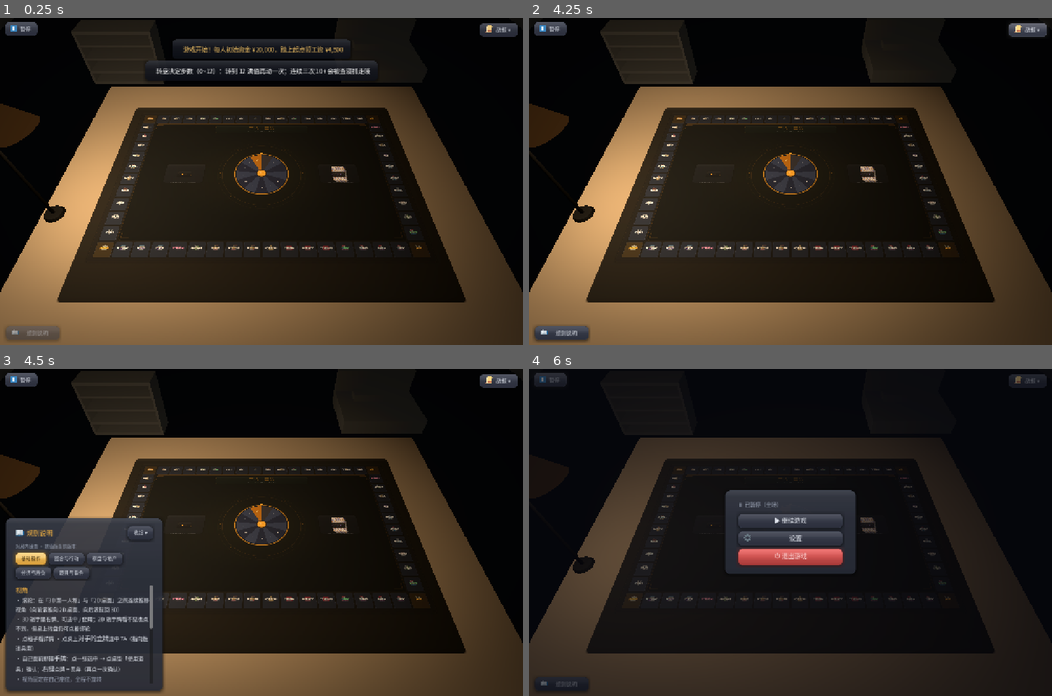
Above: before the commit, frames 1-4 (two rows, left to right).
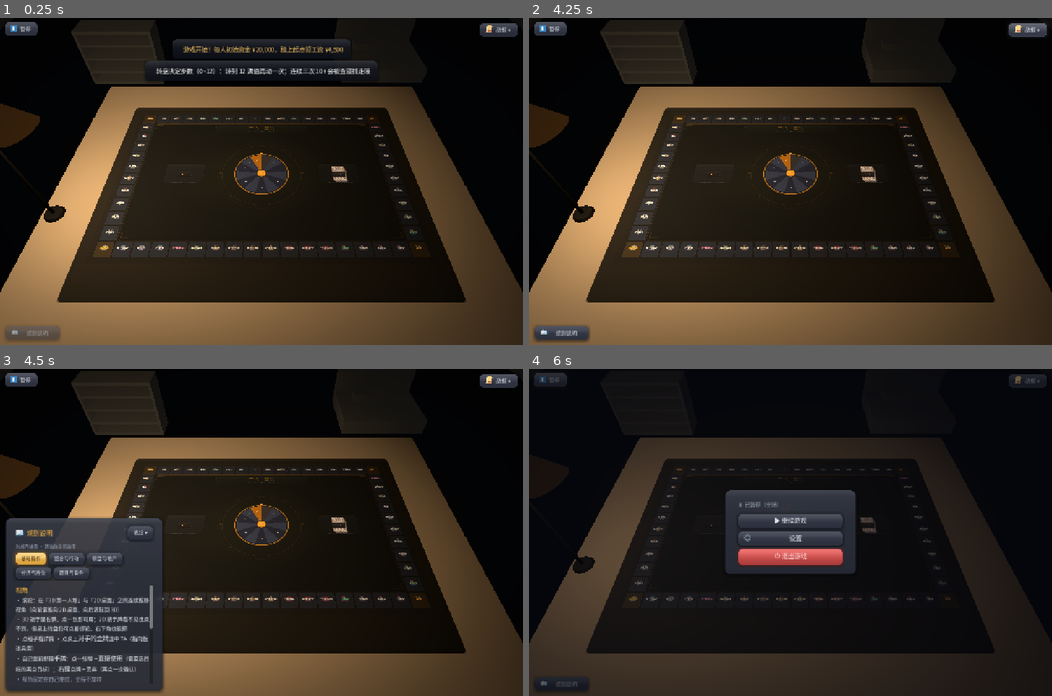
Above: after the commit, the same moments.

Repository: Lousync/dorm-monopoly
Game: Godot game, scene res://scenes/game.tscn
Two runs of this game, one before a commit and one after it. Both use one fixed random seed, a clock stepped at 60 frames per second and the inputs below. This scene is started directly instead of the project's main scene.
Inputs (mouse positions are in pixels of both pictures, inside the frame that each line leads up to):
- Up to frame 1 (0.25 s): no input
- Up to frame 2 (4.25 s): click "暂停" at 0.5 s; click "▶ 继续游戏" at 1.25 s; click "战报 ▾" at 2 s; click (973, 322) at 2.77 s; type "12" at 2.85 s; click "战报 ▴" at 3.5 s
- Up to frame 3 (4.5 s): click "规则说明" at 4.25 s
- Up to frame 4 (6 s): click "收起 ▾" at 5 s; click "暂停" at 5.75 s

Frames 1-2 are identical in both runs. In frame 3, 0.6% of the frame differs, in the area x 3-29%, y 75-93%; in frame 4, nothing differs.
Error before the commit: Out of bounds get index '0' (on base: 'Array') (res://scripts/game.gd:1165)
Error after the commit: Out of bounds get index '0' (on base: 'Array') (res://scripts/game.gd:1163)

Commit message:
批次7 ②：出牌改成点牌直出（杀戮尖塔式）
- _on_hand_clicked = 选中并立刻使用（复用既有 _on_use_pressed 的分派，一行没改）
- _on_use_pressed 里"未选卡就跳过"那支不可达，清理成守卫
- 规则说明/README 的出牌入口文案改成「点一张牌 = 直接使用」
- hud_test 的「点手中牌」段改成直出语义（四种牌各断言一跳到位）
- hud_test 里两段靠在点击上留选中态的旧用例改走保留的 _on_item_slot_clicked
- rules_panel_test 反向钉住"点桌垫使用道具确认"旧措辞不回来

Diff:
--- a/scripts/game.gd
+++ b/scripts/game.gd
@@ -893,21 +893,21 @@
 	if table3d == null or table3d.table_props == null:
 		return false
 	var tp = table3d.table_props
-	# 1) 手牌优先：左键命中一张牌 = 选中，再点同一张 = 取消；右键命中一张牌 = 丢弃（两步确认）。
+	# 1) 手牌优先：左键命中一张牌 = **直接使用**（批次 7 起，杀戮尖塔式）；右键命中一张牌 = 丢弃（两步确认）。
 	#    左键**只在道具阶段吃点击** —— 牌是常驻显示的（每次广播都摆一遍），别的阶段点它没有意义，
 	#    吃下点击就等于把本该落到棋盘上的一次点击吞成「什么都没发生」。这条闸是必须的：手牌就摆在
-	#    近端自己面前（牌垫阶段按钮之下的木纹留白），与棋盘下沿相接，玩家想点棋盘时**很容易点到自己的牌**
-	#    —— 没有闸的话这一下会被牌抢答成「改选另一张牌」，本该落到棋盘上的那一点击就白吞了
+	#    近端自己面前（棋盘下沿的木纹留白），与棋盘下沿相接，玩家想点棋盘时**很容易点到自己的牌**
+	#    —— 没有闸的话这一下会被牌抢答成「直接把那张牌出掉」，本该落到棋盘上的那一点击就白吞了
 	#（测试里有配对用例钉住：同样的点，非道具阶段必须落回桌垫、道具阶段才归牌）。
-	#    **手牌与近排格子已经完全不相交**（批次 5 Task 3 把整排放大并下移到阶段按钮之下的木纹留白；
+	#    **手牌与近排格子已经完全不相交**（批次 5 Task 3 把整排放大并下移到木纹留白；
 	#    `hud_test` 断言牌盒与近排格子的相交处数为 0），所以这道闸防的是「抢答」，
 	#    不再是「抢走格子下沿那几像素」。
-	#    闸**含** `_tgt_stage == ""`（见 _hand_clickable）：选目标期间（牌垫上挂着「点地图选择目标格」
-	#    的提示）玩家**正要**点棋盘选格，那时更不该被自己的牌抢答成「改选另一张牌」。
+	#    闸**含** `_tgt_stage == ""`（见 _hand_clickable）：选目标期间玩家**正要**点棋盘选格，
+	#    那时更不该被自己的牌抢答成「把另一张牌出掉」。
 	#    所以选目标期间手牌对点击**完全透明**：左键落回棋盘 = 选格，
 	#    右键 = 既有的取消。退出选目标态走 Esc / 右键（点牌不再参与）。
-	#    出牌不在这里：选中之后由牌垫上的「使用道具」按钮走既有的 _on_use_pressed（两段式
-	#    选目标 / 直接发 _send_use_item）——玩法路径一行没改。
+	#    出牌就在 `_on_hand_clicked` 里：选中之后立刻走既有的 _on_use_pressed（两段式
+	#    选目标 / 作弊器点数框 / 直接发 _send_use_item）——玩法路径一行没改。
 	var hi: int = tp.hand_hit(canvas_px)
 	if hi >= 0:
 		if button == MOUSE_BUTTON_RIGHT:
@@ -961,15 +961,13 @@
 		return false
 	return bool(ItemData.def(String(items[hi].id)).get("implemented", false))
 
-## 点手中的牌：选中 / 再点同一张取消。选中即调用**既有的** _on_item_slot_clicked
-##（牌位时代的入口，玩法侧一个字没改）；出牌仍由牌垫上的「使用道具」走 _on_use_pressed。
-## 选中的**表现侧**（桌上那张牌抬起 + 提亮）由 _on_item_slot_clicked 内部统一同步，这里不补。
+## 点手中的牌 = **直接使用**（杀戮尖塔式，批次 7）：点一张牌就出它，不再有"选中 → 再点确认"。
+## 需要选目标的进选目标态，作弊器弹点数框，其余直接发 —— 分派逻辑复用既有的 `_on_use_pressed`，
+## 一行没改。右键丢弃的两步确认（`_on_discard_clicked`）也不动。
+## 调用前提由 `_hand_clickable` 保证（轮到我 + 道具阶段 + 没在选目标 + 已实装）。
 func _on_hand_clicked(hi: int) -> void:
-	if selected_slot == hi:
-		_clear_item_selection()
-		_refresh_actions()
-		return
-	_on_item_slot_clicked(my_peer, hi)
+	_on_item_slot_clicked(my_peer, hi)   # 玩法侧唯一入口：记 selected_slot + 桌上那张牌抬起
+	_on_use_pressed()                    # 既有的出牌分发（选玩家 / 选地块 / 点数框 / 直接发）
 
 ## 清掉「当前选中的道具」：玩法侧（selected_slot）+ 两处表现侧（牌垫牌位 / 桌上手牌）。
 ## 三处必须一起动 —— 只清 selected_slot，牌垫上会留一块绿光、桌上一张牌还抬着。
@@ -3166,7 +3164,8 @@
 		return
 	if not bool(ItemData.def(String(items[slot].id)).get("implemented", false)):
 		return
-	# 任意道具都可选中（被动也能选中以丢弃）；能不能用由「使用」按钮三态表示
+	# 任意道具都可选中（被动也能选中以丢弃）；能不能用由 _on_use_pressed 的分派判定
+	#（批次 7 起选中与出牌是同一次点击，这里仍只负责「写入选中」这一步）
 	selected_slot = slot
 	_clear_discard_pending()                            # 选中任何一张 = 撤回上一步的待丢弃（槽位与 id 一起清）
 	if board != null:
@@ -3182,8 +3181,7 @@
 	if String(st.get("await", "")) != "item" or int(st.get("await_peer", -1)) != my_peer:
 		return
 	if selected_slot < 0:
-		_on_skip_pressed()   # 未选卡时该按钮就是「跳过」
-		return
+		return          # 直出之后这里恒不成立（本函数只在选中之后被调）；留着当守卫
 	var p := _state_player(my_peer)
 	var items: Array = p.get("items", [])
 	if selected_slot >= items.size():
@@ -3412,9 +3410,9 @@
 		target_hint_l.text = text
 
 func _cancel_target() -> void:
-	# 选中态与「选目标态」是两件事：点手中的牌只**选中**，再点「使用道具」才可能进选目标态。
-	# 取消（Esc / 右键 / 出牌前收尾）要把两者一起收回 —— 只清 _tgt_stage 的话，
-	# 桌上一张牌会永远抬着、牌垫上留一块绿光。
+	# 选中态与「选目标态」是两件事：点手中的牌 = 选中并**紧接着**用掉（批次 7 起直出），
+	# 但选中态本身仍由 `_on_item_slot_clicked` 单独维护，所以取消要把两者一起收回 ——
+	# 只清 _tgt_stage 的话，桌上一张牌可能一直抬着（Esc / 右键这两条取消路径正是这么来的）。
 	_clear_item_selection()
 	if _tgt_stage == "":
 		return
--- a/scripts/rules_text.gd
+++ b/scripts/rules_text.gd
@@ -66,11 +66,12 @@
 	return "\n".join([
 		_h("视角"),
 		"· 滚轮：在「3D 第一人称」与「2D 桌面」之间连续推移视角（向前滚推向 2D 桌面、向后滚拉回 3D）",
-		"· 3D 端手里有牌、可选中 / 使用；2D 端手牌看不见也点不到，但桌上转盘仍可点着掷轮",
+		"· 3D 端手里有牌、点一张即可用；2D 端手牌看不见也点不到，但桌上转盘仍可点着掷轮、右下角也能掷",
 		"· 点格子看详情 · 点桌上[b]对手的立牌[/b]选中 TA（指向性道具用）",
 		# 手牌的三个入口：自己面前那排实物卡（批次 5 起立在近端桌沿）。丢弃这条自批次 3 改到
 		# 「手牌右键」之后**规则说明里从没写过**，而它是玩家可见的入口 —— 补上（终审 M7）。
-		"· 自己面前那排[b]手牌[/b]：点一张选中 → 点桌垫「使用道具」确认；[b]右键[/b]点牌 = 丢弃（再点一次确认）",
+		# 出牌自批次 7 起是**点一下直出**（杀戮尖塔式），不再是"选中 → 点桌垫确认"两段式。
+		"· 自己面前那排[b]手牌[/b]：点一张牌 = [b]直接使用[/b]（需要选目标的再点目标）；[b]右键[/b]点牌 = 丢弃（再点一次确认）",
 		"· %s" % _d("视角固定在自己座位，全程不旋转"),
 		"",
 		_h("界面"),
--- a/tests/hud_test.gd
+++ b/tests/hud_test.gd
@@ -696,20 +696,16 @@
 	_check(g.board.get_node_or_null("PhaseButtons") == null, "牌垫阶段按钮层已拆净")
 	_check(not g.board.has_method("set_phase_buttons"), "set_phase_buttons 接口已退场")
 
-	print("== 点手中牌：选中 / 取消（批次 3 Task 5）==")
-	# 走**真实**的 `_on_table_click`（table_3d 命中实体那条链路），命中点取 `hand_rect` 的中心。
-	# 证据一律挑底栏拆掉之后还活着的可观察量：`selected_slot`（玩法侧的选中态，单一来源）、
-	# `hand_rect`（桌上手牌自己的命中盒）、`info_panel`（格详情卡）——底栏按钮与座位卡牌位都不碰。
+	print("== 点手中牌：一次点击直出（批次 7）==")
+	# 直出 = 点一张牌就出它，不再有"选中 → 再点确认"。走**真实**的 `_on_table_click` 链路。
+	# 本机是默认 multiplayer（unique_id=1 ⇒ is_server() 恒真，见文件头），所以直接出牌走的是
+	# 房主路径 `_use_item`（不是 RPC），可以安全地跑在无头测试里。
 	g.my_peer = 2
 	var s_hand: Dictionary = _state(2, false)
 	s_hand.await = "item"          # 轮到我、道具阶段
 	s_hand.await_peer = 2
 	for p in s_hand.players:
 		if int(p.peer) == 2:
-			# **满手 5 张**：前三张刚好盖住既有三分支（不带目标 / 选玩家 / 选格子），后两张凑满手。
-			# 不是"顺手多放两件"：下面的「牌底可点条带」（2c）要量**最坏档** —— 扇形外侧那张
-			# 离中心最远、画布 y 最高，也最难不压格子；3 张手牌量到的根本不是那个数（批次 5
-			# Task 4 就是来钉这一条的）。
 			p.items = [{"id": "共享单车", "cd": 0}, {"id": "跑腿券", "cd": 0},
 				{"id": "快递直达", "cd": 0}, {"id": "作弊器", "cd": 0}, {"id": "兼职中介", "cd": 0}]
 	g.s_state(s_hand)
@@ -720,40 +716,29 @@
 	_check(tph.hand_count() == 5, "我的五件道具摆成五张手牌（满手，实得 %d）" % tph.hand_count())
 	_check(g.selected_slot == -1, "初始未选中")
 
-	var c0: Vector2 = tph.hand_rect(0).get_center()
-	var y_before: float = c0.y
-	_check(g._on_table_click(c0), "点第一张牌：这次点击被手牌消费")
-	_check(g.selected_slot == 0, "点第一张 → 选中下标 0（实得 %d）" % g.selected_slot)
-	# 选中反馈在**3D**上（座位卡牌位已随 Task 6 拆掉，board.set_item_selected 现在空转）：
-	# 牌抬起来 → 屏幕上看更高 → 射线打到桌面的点更远 → 画布 y 变小。
-	_check(tph.hand_rect(0).get_center().y < y_before - 3.0,
-		"选中的牌抬起来了（命中盒中心 %.0f → %.0f）" % [y_before, tph.hand_rect(0).get_center().y])
-	_check(absf(tph.hand_rect(1).get_center().y - tph.hand_rect(2).get_center().y) < 60.0,
-		"没选中的两张不受影响（仍在原位附近）")
-	_check(g._on_table_click(c0), "再点同一张：仍被手牌消费")
-	_check(g.selected_slot == -1, "再点同一张 → 取消选中（实得 %d）" % g.selected_slot)
-	_check(absf(tph.hand_rect(0).get_center().y - y_before) < 3.0, "取消后牌落回原位")
-
-	# 选中之后走**既有**出牌路径：牌垫上的「使用道具」（_on_use_pressed），本任务一行不改它
-	g._on_table_click(tph.hand_rect(1).get_center())
-	_check(g.selected_slot == 1, "点第二张（跑腿券）→ 选中下标 1（实得 %d）" % g.selected_slot)
-	g._on_use_pressed()
-	_check(g._tgt_stage == "peer", "需要选玩家的道具：转进既有的两段式选目标态（实得「%s」）" % g._tgt_stage)
-	_check(g.selected_slot == -1, "出牌路径把选中态清掉（既有行为不变）")
+	# ① 不带目标的牌：点一下就出去了（不留在选中态、不进任何选目标态）
+	_check(g._on_table_click(tph.hand_rect(0).get_center()), "点第一张牌（不带目标）：点击被手牌消费")
+	_check(g.selected_slot == -1 and g._tgt_stage == "",
+		"不带目标的牌：点一下直接出（selected_slot=%d / tgt_stage=「%s」）"
+			% [g.selected_slot, g._tgt_stage])
+
+	# ② 需要选玩家的牌（跑腿券）：点一下**直接进**选目标态（不再需要第二次点击确认）
+	_check(g._on_table_click(tph.hand_rect(1).get_center()), "点第二张（跑腿券）：点击被手牌消费")
+	_check(g._tgt_stage == "peer", "点一下就跑腿券直接进选目标态（实得「%s」）" % g._tgt_stage)
+	_check(g.selected_slot == -1, "进选目标态后 selected_slot 已清（不常驻）")
 	g._cancel_target()
 	_check(g._tgt_stage == "", "取消目标后回到无事态")
+
+	# ③ 需要选格子的牌（快递直达）：同理，点一下直接进选地块态
 	g._on_table_click(tph.hand_rect(2).get_center())
-	_check(g.selected_slot == 2, "点第三张（快递直达）→ 选中下标 2（实得 %d）" % g.selected_slot)
-	g._on_use_pressed()
-	_check(g._tgt_stage == "tile", "选格子类道具：进既有的选地块态（实得「%s」）" % g._tgt_stage)
+	_check(g._tgt_stage == "tile", "点一下就快递直达直接进选地块态（实得「%s」）" % g._tgt_stage)
 	g._cancel_target()
 
-	# 取消（Esc / 右键走的是同一个 _cancel_target）也要把手牌选中态收回
-	g._on_table_click(tph.hand_rect(0).get_center())
-	_check(g.selected_slot == 0, "重新选中第一张（实得 %d）" % g.selected_slot)
-	g._cancel_target()
-	_check(g.selected_slot == -1, "取消把选中态一并清掉（实得 %d）" % g.selected_slot)
-	_check(absf(tph.hand_rect(0).get_center().y - y_before) < 3.0, "取消后抬起反馈收回")
+	# ④ 作弊器：点一下弹点数框（既不直接发也不进选目标态）
+	g._on_table_click(tph.hand_rect(3).get_center())
+	_check(g.cheat_picker != null and g.cheat_picker.visible and g.cheat_slot == 3,
+		"点作弊器 → 弹点数框、记下槽位 3（实得槽位 %d）" % g.cheat_slot)
+	g._close_cheat_picker()
 
 	print("== 近排格子不再被手牌压住（批次 5 Task 3：整排下移到木纹留白）==")
 	# 批次 3 那条老问题（R38/R40）是「牌盒上沿咬住近排格子，只在格子顶部留下十几画布像素的
@@ -857,9 +842,10 @@
 	var eaten := 0
 	var eaten_self := 0
 	for c in pts:
-		# 每次点之前先清空选中态：这样「点之前的手牌摆位」每次都一样，屏幕包围盒才在点之前算得准
-		#（点下去会把选中的牌抬起来，摆位就变了）。
+		# 每次点之前先清空选中 / 选目标态：这样「点之前的手牌摆位」每次都一样，屏幕包围盒才在点之前算得准
+		#（批次 7 起点下去 = 直接出牌，跑腿券 / 快递直达会进选目标态 —— 这里把上一跳的状态先收干净）。
 		g._cancel_target()
+		g._close_cheat_picker()
 		var boxes: Array = []
 		for k in tph.hand_count():
 			boxes.append(screen_box.call(k))
@@ -875,24 +861,27 @@
 		% [eaten_self, eaten])
 
 	# 2c 实测取证：**牌底那几格还剩多少可点条带**（批次 5 Task 3 的验收点）。
-	#    批次 3 的答案是"未选中 11~19、选中后外侧两张归零"；今天牌整排下移到木纹留白，
+	#    批次 3 的答案是"未选中 11~19、抬起后外侧两张归零"；今天牌整排下移到木纹留白，
 	#    答案是**没有格子被盖住**：近排每格的整条高都能点。
-	#    **量的是最坏档**（批次 5 Task 4 改）：**满手 5 张、选中扇形最外侧那张** —— 外侧那张
-	#    画布 y 最高（离格子最近），选中又把它整体抬高，正是当年"归零"的那一档；
-	#    3 张手牌选中间那张量到的是另一个数（201.5 / 188.8），钉不住最坏情况。
+	#    **量的是最坏档**（批次 5 Task 4 改）：**满手 5 张、抬起扇形最外侧那张** —— 外侧那张
+	#    画布 y 最高（离格子最近），抬起又把它整体抬高，正是当年"归零"的那一档；
+	#    3 张手牌量到的是另一个数（201.5 / 188.8），钉不住最坏情况。
 	#    这两个数**钉进断言**（不只写在注释里）：改手牌尺寸 / 摆位就得回来重取，改不动就红。
+	#    **批次 7 起点击 = 直出**，一次点击不再**留在**选中态（抬起只在那一瞬间发生），
+	#    所以这里走**保留的玩法侧选中入口** `_on_item_slot_clicked` 把那张牌抬起来 ——
+	#    抬起的表现（`set_hand_selected`）与这条布局约束都还在，量到的仍是同一档。
 	g._cancel_target()
 	var gap_plain: float = hand_top - lowest_cell
 	var sel_card := 0                 # 0 = 扇形最外侧（外侧两张对称，取哪张都一样）
-	g._on_table_click(tph.hand_rect(sel_card).get_center())
-	# 先钉「选中真的发生了」：不然点击没生效时 gap_sel == gap_plain 也照样过，这条就白测了。
+	g._on_item_slot_clicked(g.my_peer, sel_card)
+	# 先钉「真的抬起来了」：不然没抬时 gap_sel == gap_plain 也照样过，这条就白测了。
 	_check(g.selected_slot == sel_card,
-		"点在牌上**真的选中了**那张（selected_slot 期望 %d，实得 %d）" % [sel_card, g.selected_slot])
+		"选中入口**真的抬起了一张**（selected_slot 期望 %d，实得 %d）" % [sel_card, g.selected_slot])
 	var sel_top := INF
 	for k in tph.hand_count():
 		sel_top = minf(sel_top, tph.hand_rect(k).position.y)
 	var gap_sel: float = sel_top - lowest_cell
-	print("    [实测] 牌底可点条带：未选中 %.1f 画布像素、选中（第 %d 张抬起）后 %.1f —— 都不为 0"
+	print("    [实测] 牌底可点条带：未选中 %.1f 画布像素、抬起（第 %d 张）后 %.1f —— 都不为 0"
 		% [gap_plain, sel_card, gap_sel])
 	g._cancel_target()
 	_check(gap_plain > 0.0 and gap_sel > 0.0,
@@ -925,20 +914,20 @@
 	await process_frame
 	_check(g.info_panel.visible, "该格（#%d）详情卡打开（_index_at → _on_tile_clicked 这一半打通）" % free_tile)
 
-	print("== 手牌重排：选中态不漂（每次广播都重摆一遍手牌）==")
+	print("== 手牌重排：抬起反馈不漂（每次广播都重摆一遍手牌）==")
 	g.s_state(s_hand)
 	await process_frame
-	var y1_plain: float = tph.hand_rect(1).get_center().y      # 选中前的第二张
-	g._on_table_click(tph.hand_rect(1).get_center())
+	var y1_plain: float = tph.hand_rect(1).get_center().y      # 抬起前的第二张
+	# 批次 7 起点击 = 直出（点一下就把 跑腿券 用掉），要钉「广播重摆不丢抬起反馈」就得走
+	# **保留的玩法侧选中入口** —— 它写 selected_slot + set_hand_selected，是抬起反馈的唯一来源。
+	g._on_item_slot_clicked(g.my_peer, 1)
 	_check(g.selected_slot == 1, "选中第二张（实得 %d）" % g.selected_slot)
 	g.s_state(s_hand)                    # 再来一次广播：手牌被重摆
 	await process_frame
 	_check(g.selected_slot == 1, "广播重摆手牌后选中态不漂（实得 %d）" % g.selected_slot)
 	_check(tph.hand_rect(1).get_center().y < y1_plain - 4.0,
-		"重摆后抬起反馈还在（选中的第二张 %.0f，未选中时是 %.0f）"
+		"重摆后抬起反馈还在（抬起的第二张 %.0f，未抬起时是 %.0f）"
 			% [tph.hand_rect(1).get_center().y, y1_plain])
-	g._cancel_target()
-	g._on_table_click(tph.hand_rect(1).get_center())
 	g._cancel_target()
 	_check(g.selected_slot == -1, "收尾：选中态清空（实得 %d）" % g.selected_slot)
 
--- a/tests/rules_panel_test.gd
+++ b/tests/rules_panel_test.gd
@@ -102,8 +102,12 @@
 	# 手牌右键丢弃（M7）：批次 3 起这条入口就存在，规则说明里却从没写过。
 	_check(basic_page.contains("右键") and basic_page.contains("丢弃"),
 		"基础操作页写了「手牌右键丢弃」这条入口")
-	_check(basic_page.contains("使用道具"),
-		"基础操作页写了「选中后点桌垫使用道具确认」这条出牌入口")
+	_check(basic_page.contains("直接使用"),
+		"基础操作页写了「点一张牌 = 直接使用」这条出牌入口")
+	# 反向钉住旧措辞不回来（同上「滚轮缩放」同款）：只删掉正断言等于放行，
+	# 那句「点桌垫「使用道具」确认」教的是批次 7 已删除的两段式出牌。
+	_check(not basic_page.contains("点桌垫"),
+		"基础操作页不再教「点桌垫使用道具确认」那条已删除的两段式")
 
 	print("== 控件与初始状态 ==")
 	_check(g.rules_btn != null and g.rules_panel != null and g.rules_body != null,
Not shown, changed: README.md
